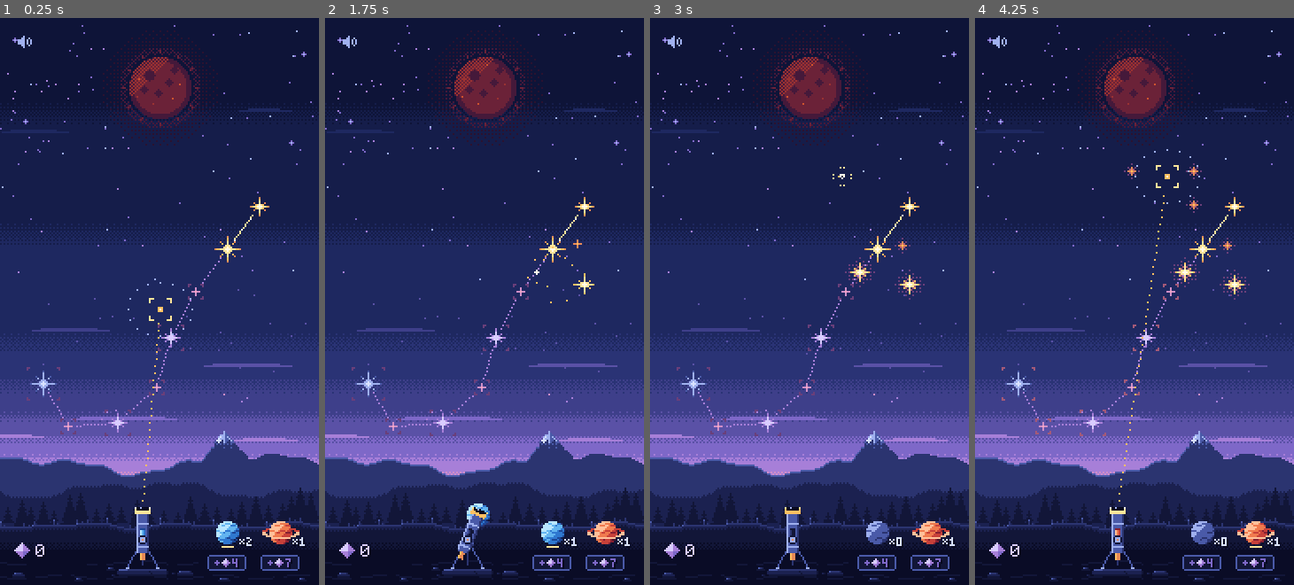
Above: before the commit, frames 1-4 (left to right).
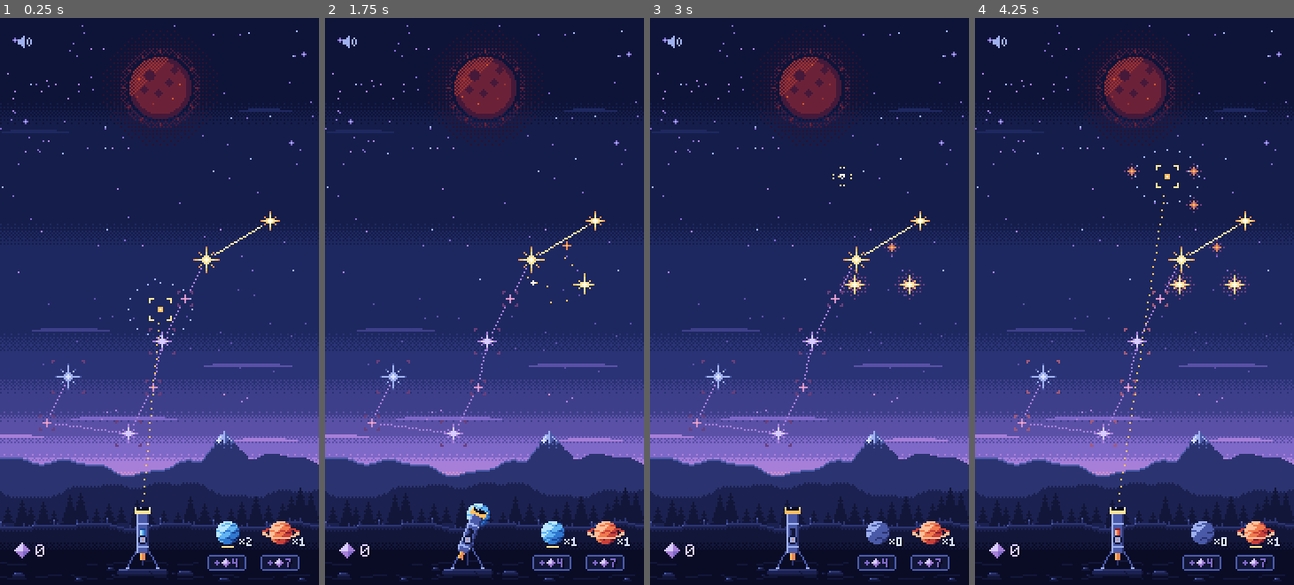
Above: after the commit, the same moments.

Repository: mrafael1/DustInSpace
Game: Godot game, scene res://game/scenes/main.tscn
Two runs of this game, one before a commit and one after it. Both use one fixed random seed, a clock stepped at 60 frames per second and the inputs below.
Inputs (mouse positions are in pixels of both pictures, inside the frame that each line leads up to):
- Up to frame 1 (0.25 s): no input
- Up to frame 2 (1.75 s): tap Enter at 0.5 s; move the mouse to (554, 273) at 0.52 s; hold Shift 0.53-1.25 s; click (554, 273) at 0.67 s; drag from (420, 329) to (468, 414) at 1.27 s
- Up to frame 3 (3 s): move the mouse to (841, 176) at 2.02 s; tap Ctrl at 2.1 s; click (841, 176) at 2.17 s; drag from (793, 414) to (713, 216) at 2.77 s
- Up to frame 4 (4.25 s): move the mouse to (1230, 386) at 3.52 s; tap B at 3.6 s; click (1230, 386) at 3.67 s

The runs differ from the first frame. In frame 1, 1.2% of the frame differs, in the area x 8-88%, y 31-76%; in frame 2, 1.3%; in frame 3, 1.5%; in frame 4, 1.5%.

Commit message:
art: lay Scorpio's landmarks out from the real Scorpius, with its hooked tail (#61)
Co-Authored-By: Claude Opus 5.5 <noreply@anthropic.com>
Claude-Session: https://claude.ai/code/session_01ASnDPR9SCSabzXswq9efCT

Diff:
--- a/game/core/scorpio.gd
+++ b/game/core/scorpio.gd
@@ -8,11 +8,18 @@
 ## Pure state; RunState owns the rules. Landmark positions and sizes are map layout, not balance.
 
 ## Landmarks, head to stinger, on the 180x320 grid, inside the play sky (y 86-242 once the edge
-## margin is taken off), about 28-30 px apart, with room above the head for the drawing's claws.
+## margin is taken off). Laid out from Scorpius itself (#61: its stars' RA/Dec projected at about
+## 5.9 px a degree, east to the left): the head (Dschubba) up on the right, with room around it
+## for the drawing's claws; Antares, the heart, down to its left; the body (tau, epsilon, mu)
+## falling steeply; the tail curling left along the bottom (zeta/eta, theta/iota) and hooking back
+## up and right to the stinger (Shaula). Each is 25-47 px from the next.
 const LANDMARKS: Array[Vector2i] = [
-	Vector2i(146, 106), Vector2i(128, 130), Vector2i(110, 154), Vector2i(96, 180),
-	Vector2i(88, 208), Vector2i(66, 228), Vector2i(38, 230), Vector2i(24, 206),
+	Vector2i(152, 114), Vector2i(116, 136), Vector2i(104, 158), Vector2i(91, 182),
+	Vector2i(86, 208), Vector2i(72, 234), Vector2i(26, 228), Vector2i(38, 202),
 ]
+## The claws: the real head is an arc of three stars (beta above Dschubba, pi below). The drawing
+## runs an arm from the head to each (offsets from LANDMARKS[0]) and opens a pincer at its end.
+const CLAWS: Array[Vector2i] = [Vector2i(-4, -17), Vector2i(4, 20)]
 ## Each landmark's size (Star.Size): Antares, the heart, is big; so is the stinger.
 const SIZES: Array[int] = [
 	Star.Size.MEDIUM, Star.Size.BIG, Star.Size.SMALL, Star.Size.MEDIUM,
--- a/tests/test_scorpio.gd
+++ b/tests/test_scorpio.gd
@@ -50,6 +50,77 @@
 	assert_eq(run.scorpio.built_count(), 1)
 	assert_true(run.scorpio.is_built(0))
 	assert_eq(Scorpio.segment_count() - run.scorpio.built_count(), 6)
+
+
+## #61: the layout keeps Scorpius's silhouette: the head up on the right with its claw arc, Antares
+## to its left, a body falling steeply, and a tail that curls left along the bottom and hooks back
+## up and to the right at the stinger (not a plain zigzag).
+func test_the_map_keeps_scorpius_hooked_silhouette() -> void:
+	var m: Array[Vector2i] = Scorpio.LANDMARKS
+	for i: int in m.size():
+		assert_lte(m[0].y, m[i].y, "the head is the top")
+		assert_gte(m[0].x, m[i].x, "and the right-most")
+	assert_lt(m[1].x, m[0].x, "Antares left of the head")
+	assert_gt(m[1].y, m[0].y, "and below it")
+	for i: int in range(1, 5):
+		assert_gt(m[i + 1].y, m[i].y, "the body and tail fall from Antares to the tail's bottom (%d)" % i)
+	for i: int in range(2, 5):
+		var step: Vector2i = m[i + 1] - m[i]
+		assert_gt(float(step.y), 1.5 * absi(step.x), "the body falls steeply, near upright (%d)" % i)
+	assert_lt(m[6].x, m[5].x - 30, "the tail runs left along the bottom")
+	assert_lt(m[7].y, m[6].y - 20, "then hooks back up")
+	assert_gt(m[7].x, m[6].x, "and to the right, toward the body")
+	assert_eq(Scorpio.SIZES[1], BIG, "Antares, the heart, is big")
+	assert_eq(Scorpio.SIZES[-1], BIG, "so is the stinger")
+	# The claw stars: one above the head and one below, an arc on the right of the sky.
+	assert_lt(Scorpio.CLAWS[0].y, 0)
+	assert_gt(Scorpio.CLAWS[1].y, 0)
+
+
+## Each landmark can be picked on its own: no two hit circles overlap.
+func test_landmarks_are_far_enough_apart_to_pick() -> void:
+	var m: Array[Vector2i] = Scorpio.LANDMARKS
+	for i: int in m.size():
+		for j: int in range(i + 1, m.size()):
+			assert_gt(Vector2(m[i]).distance_to(Vector2(m[j])), 2.0 * SkyView.HIT_RADIUS, "landmarks %d and %d" % [i, j])
+
+
+## Every landmark still to light can be reached: there is room in the sky for two stars within
+## the link reach of it (and of each other), where bursts may land (clear of every landmark).
+func test_every_unlit_landmark_has_room_for_a_link_in_reach() -> void:
+	var inner: Rect2i = StarScatter.inner_rect(Fixtures.SKY)
+	for i: int in Scorpio.LANDMARKS.size():
+		var room: Array[Vector2i] = []
+		for y: int in range(inner.position.y, inner.end.y, 3):
+			for x: int in range(inner.position.x, inner.end.x, 3):
+				var p := Vector2i(x, y)
+				if Vector2(p).distance_to(Vector2(Scorpio.LANDMARKS[i])) > REACH:
+					continue
+				var clear: bool = true
+				for other: Vector2i in Scorpio.LANDMARKS:
+					if Vector2(p).distance_to(Vector2(other)) < StarScatter.LANDMARK_SPACING:
+						clear = false
+				if clear:
+					room.append(p)
+		var pair: bool = false
+		for a: Vector2i in room:
+			for b: Vector2i in room:
+				var d: float = Vector2(a).distance_to(Vector2(b))
+				if d > 2.0 * SkyView.HIT_RADIUS and d <= REACH:
+					pair = true
+					break
+			if pair:
+				break
+		assert_true(pair, "landmark %d has room for two stars in reach" % i)
+
+
+## The finished drawing (claws, body, legs, tail and stinger) stays inside the play sky, and so on
+## every phone: a taller sky moves the whole map with it.
+func test_the_scorpion_drawing_stays_in_the_sky() -> void:
+	var drawing: Array[Vector2i] = ConstellationView.scorpion_drawing()
+	assert_gt(drawing.size(), 100)
+	for p: Vector2i in drawing:
+		assert_true(Scorpio.HOME_SKY.has_point(p), "%s inside the sky" % p)
 
 
 func test_an_unlit_landmark_stands_in_for_a_star_and_lights_up() -> void:
